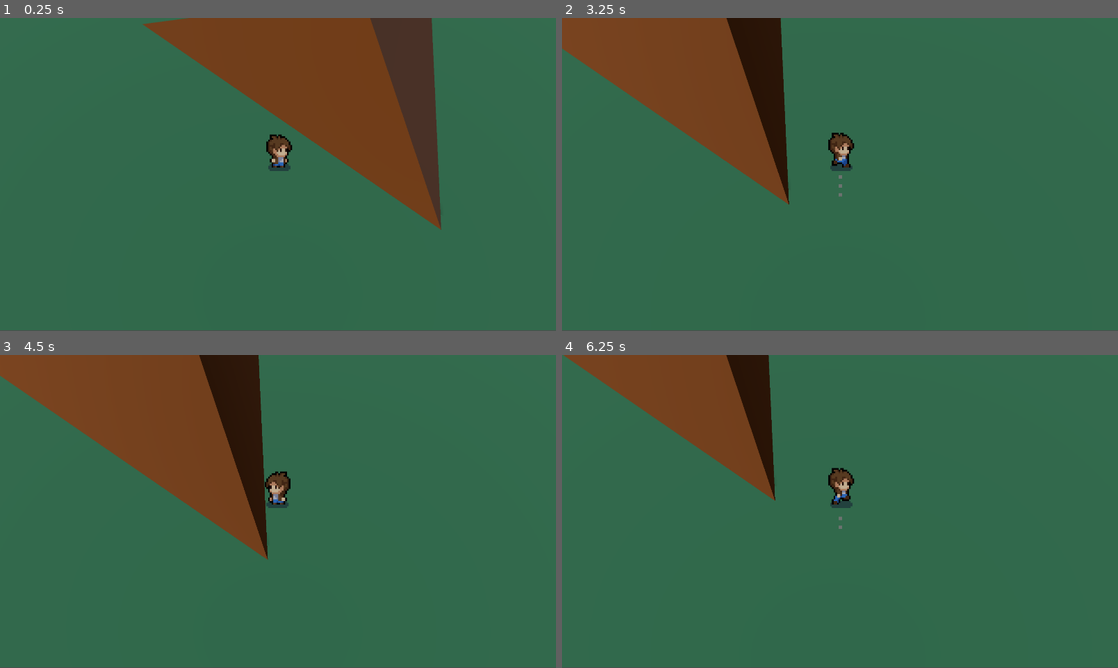
Above: before the commit, frames 1-4 (two rows, left to right).
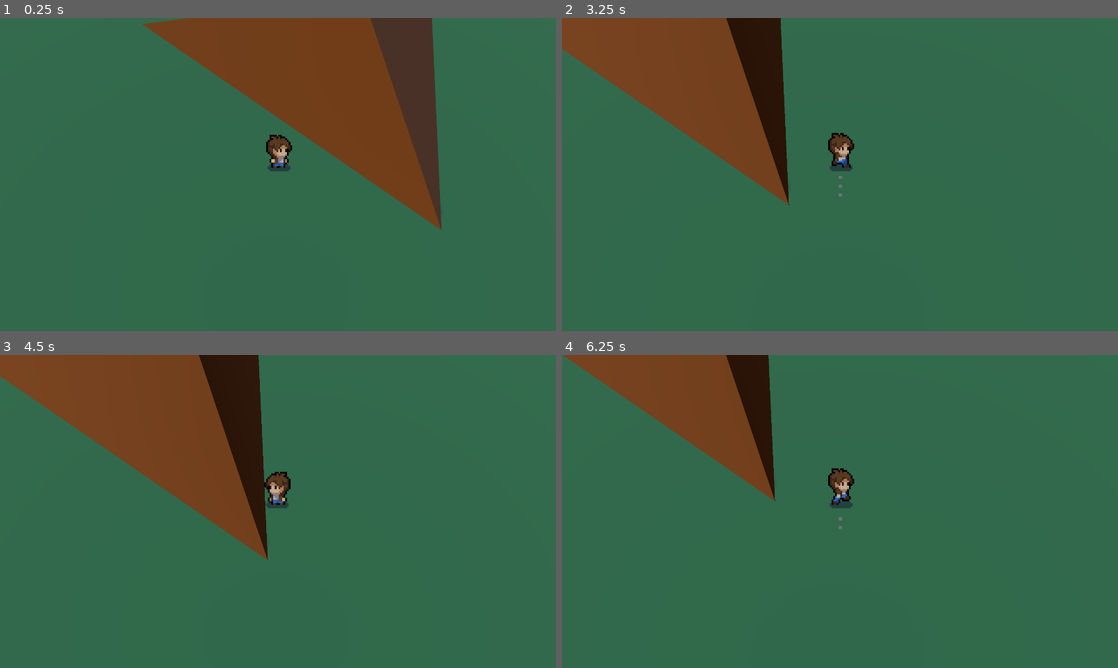
Above: after the commit, the same moments.

Repository: tahsin-s/PIxel-Perfect-3D
Game: Godot game, scene res://Layout.tscn
Same seed, same stepped clock (60 frames per second), same inputs: the game is played once before the commit and once after it.
Inputs:
- Up to frame 1 (0.25 s): no input
- Up to frame 2 (3.25 s): hold D (move_right) 0.53-1.28 s; tap K (jump) at 0.77, 1.52, 3.02 s; hold S (move_down) 1.28-2.03 s; hold D (move_right) 2.03-2.78 s; hold W (move_up) from 2.78 s (still down)
- Up to frame 3 (4.5 s): release W (move_up) at 3.53 s; hold A (move_left) from 3.53 s (still down); tap K (jump) at 3.77 s
- Up to frame 4 (6.25 s): tap K (jump) at 4.52, 6.02 s; release A (move_left) at 5.03 s; hold S (move_down) 5.03-5.78 s; hold D (move_right) from 5.78 s (still down)

The runs differ from the first frame. In frame 1, 0.3% of the frame differs, in the area x 0-100%, y 0-100%; in frame 2, 0.4%; in frame 3, 0.4%; in frame 4, 0.4%.

Commit message:
Fix size

Diff:
--- a/Layout.tscn
+++ b/Layout.tscn
@@ -29,12 +29,12 @@
 
 [node name="3D Level Viewport" type="SubViewportContainer" parent="."]
 offset_right = 1920.0
-offset_bottom = 1078.0
+offset_bottom = 1080.0
 stretch = true
 
 [node name="SubViewport" type="SubViewport" parent="3D Level Viewport"]
 handle_input_locally = false
-size = Vector2i(1920, 1078)
+size = Vector2i(1920, 1080)
 render_target_update_mode = 4
 
 [node name="CameraPivot" type="Marker3D" parent="3D Level Viewport/SubViewport" node_paths=PackedStringArray("target")]
